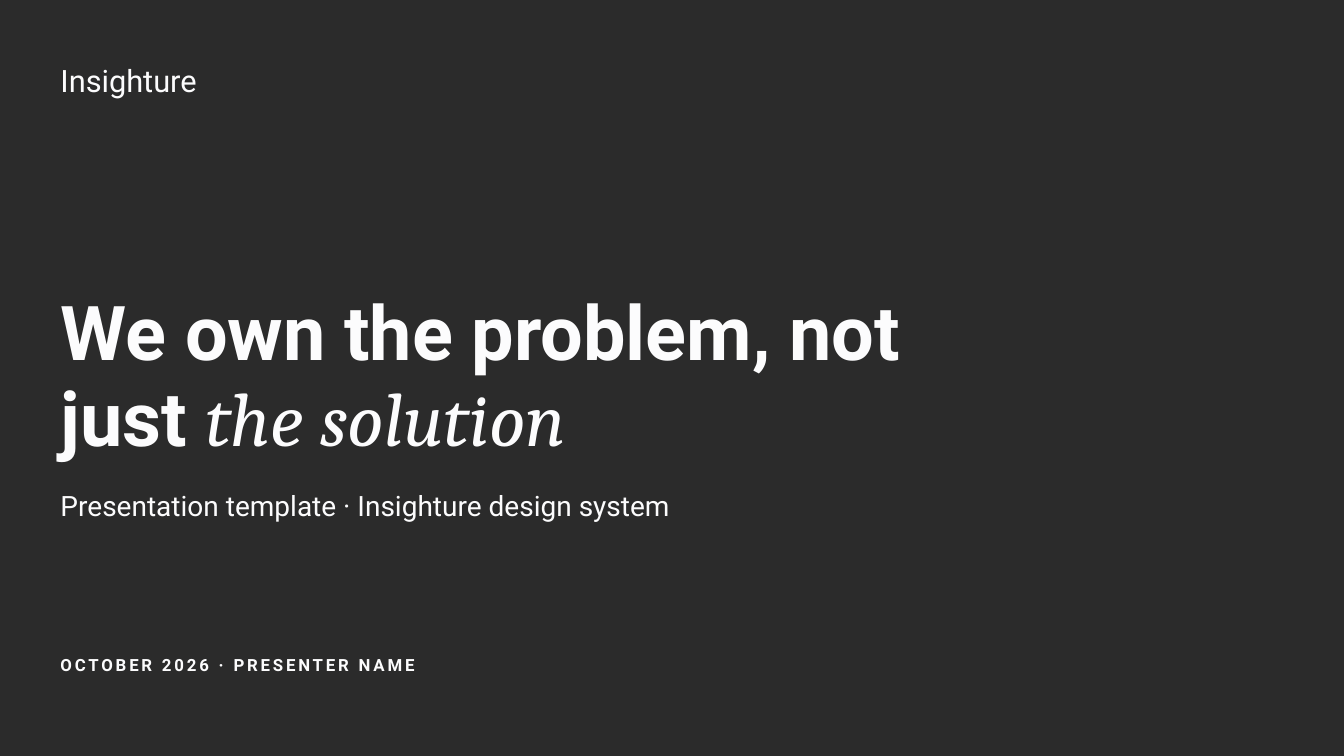
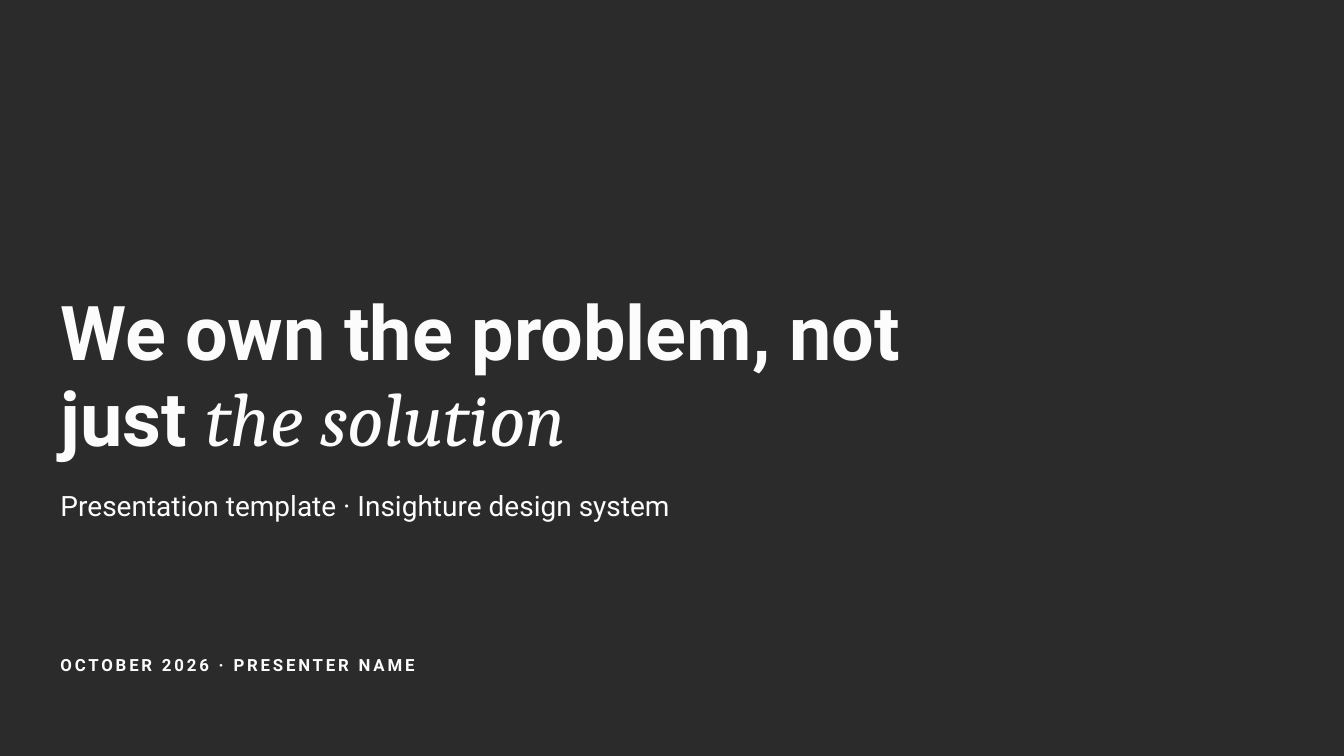
Before and after one commit to insighture/design-system, a slide deck: slide 1 of templates/powerpoint/Insighture-sample.pptx. Drawn at 1344x756 pixels with LibreOffice and Linux fonts; fonts in the diff are those of the drawing; background and template pictures are left out; a plain dark background stands for a picture behind light text. Boxes give left, top, right and bottom in pixels: in the first picture for what was removed or moved away, otherwise in the second. Text is boxed around its words. In the diff, an @@ line names an element or a change of style, - is before the commit and + after.

```diff
--- a/templates/powerpoint/Insighture-sample.pptx
+++ b/templates/powerpoint/Insighture-sample.pptx
@@ text removed at [60, 69, 196, 99] @@
-Insighture
```
Also in this commit, not shown: 8 other slides changed, 32 other files.
